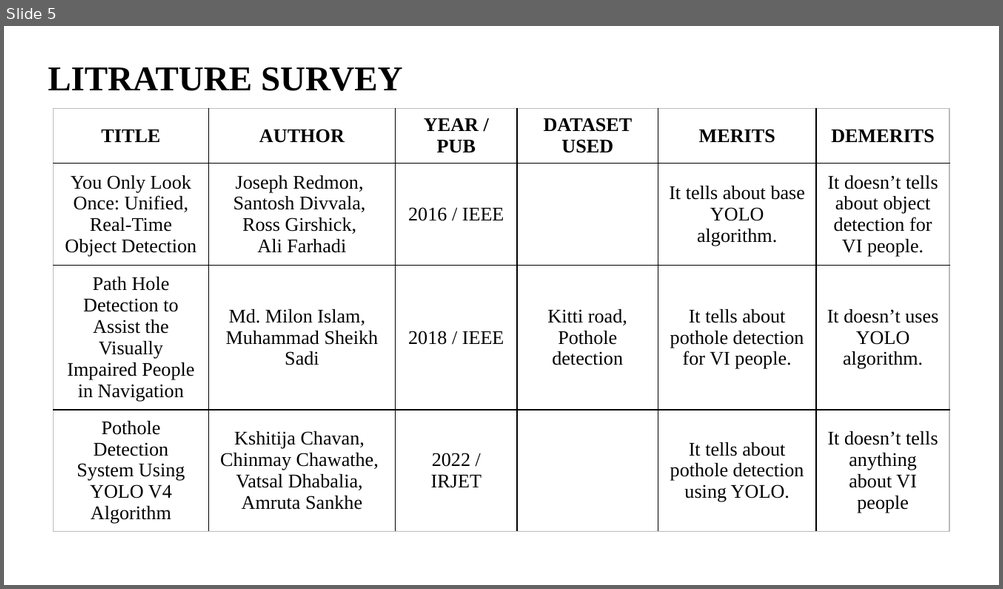
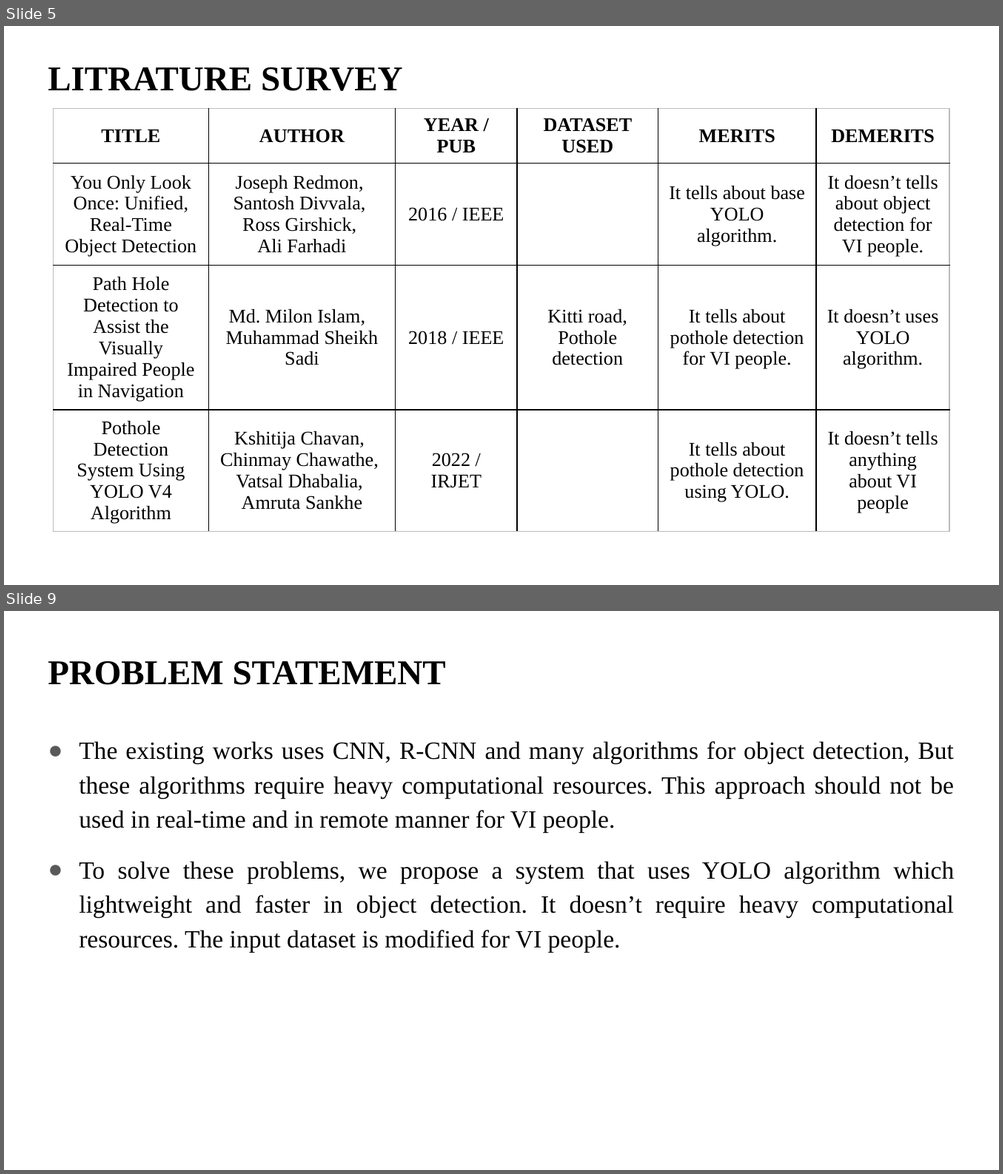
Before and after one commit to balajivijay-tech/project-blindly, a slide deck: presentation 1/POTHOLE DETECTION FOR VISUALLY IMPAIRED USING YOLO V1.pptx. Shown one above the other, each under a label of ours: slide 5 before the commit, slides 5 and 9 after it; the slides between them are not shown. The pictures are 1003x589 and 1003x1174 pixels, drawn with LibreOffice and Linux fonts; fonts in the diff are those of the drawing. Boxes give left, top, right and bottom in pixels: in the first picture for what was removed or moved away, otherwise in the second. Text is boxed around its words. In the diff, an @@ line names an element or a change of style, - is before the commit and + after.

```diff
--- a/presentation 1/POTHOLE DETECTION FOR VISUALLY IMPAIRED USING YOLO V1.pptx
+++ b/presentation 1/POTHOLE DETECTION FOR VISUALLY IMPAIRED USING YOLO V1.pptx
@@ slide 9 added at box(4, 611, 999, 1170), background #FFFFFF @@
@@ title added at box(48, 661, 446, 685), 25.2 pt, text #000000, bold @@
+PROBLEM STATEMENT
@@ text added at box(79, 741, 953, 952), 18 pt, text #000000 @@
+● The existing works uses CNN, R-CNN and many algorithms for object detection, But these algorithms require heavy computational resources. This approach should not be used in real-time and in remote manner for VI people.
+● To solve these problems, we propose a system that uses YOLO algorithm which lightweight and faster in object detection. It doesn’t require heavy computational resources. The input dataset is modified for VI people.
```
Also in this commit, not shown: 4 slides changed, 1 other slide added.
